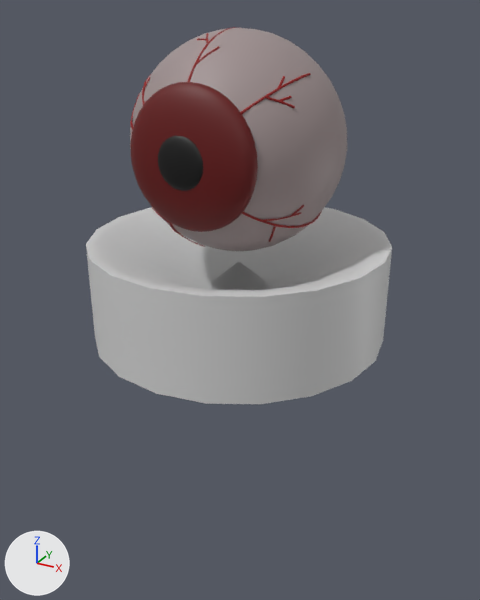
What one commit did to the FBX model ProjectAVR/Assets/Model/EyeMonster.fbx.
Rendered twice from a 50 mm lens placed at (0.0624, -0.113, 0.0952), pointed at (0.0008, -0.001, 0.0392). The lights are fixed; the arrows at lower left show +X, +Y and +Z. Where no turn or scale is listed for an object, it has been applied to the vertices.
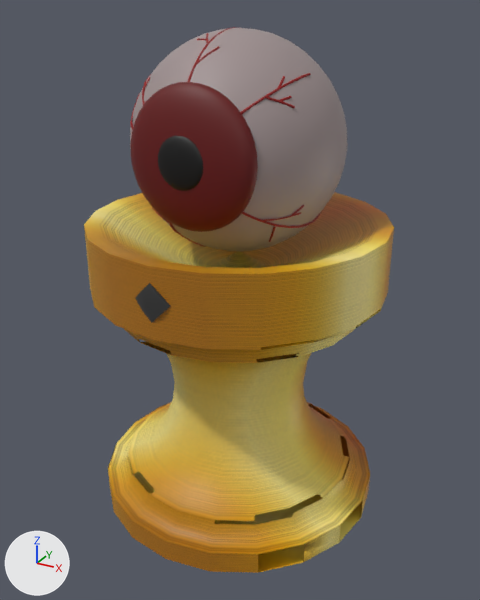
Diff of the bpy script that builds the scene:
```diff
--- a/ProjectAVR/Assets/Model/EyeMonster.fbx.py
+++ b/ProjectAVR/Assets/Model/EyeMonster.fbx.py
@@ img_gold_metal_plate_with_yellow_texture_background_gold_metal_background_101316_6_jpg @@
+img_gold_metal_plate_with_yellow_texture_background_gold_metal_background_101316_6_jpg = load_image('gold-metal-plate-with-yellow-texture-background-gold-metal-background_101316-6.jpg', 'gold-metal-plate-with-yellow-texture-background-gold-metal-background_101316-6.jpg', 626, 626, 'sRGB')
@@ mat_lambert1 @@
 mat_lambert1 = principled_material('lambert1')
-mat_lambert1.base_color = (0.663, 0.663, 0.663)  # light grey #d5d5d5
+mat_lambert1.texture = img_gold_metal_plate_with_yellow_texture_background_gold_metal_background_101316_6_jpg
@@ mat_phonge5 @@
+mat_phonge5 = principled_material('phongE5')
+mat_phonge5.base_color = (0.0, 0.0, 0.0)  # black #000000
+mat_phonge5.roughness = 0.553
+mat_phonge5.emission_color = (0.021, 0.021, 0.021)  # black #282828
+mat_phonge5.emission_strength = 1.0
@@ me_mesh_001_1 @@
+me_mesh_001_1.from_pydata(...)  # 652 vertices, 586 faces; spans x -0.0305..0.0305, y -0.0305..0.0305, z -0.0316..0.0316
+me_mesh_001_1.materials.append(mat_lambert1)  # picture img_gold_metal_plate_with_yellow_texture_background_gold_metal_background_101316_6_jpg
@@ me_mesh_002 @@
+me_mesh_002.from_pydata(...)  # 18 vertices, 16 faces; spans x -0.00362..0.00362, y -0.00188..0.00213, z -0.00362..0.00362
+me_mesh_002.materials.append(mat_phonge5)  # black #000000
@@ ob_pcylinder1 @@
-ob_pcylinder1 = bpy.data.objects.new('pCylinder1', me_mesh)
-ob_pcylinder1.location = (0.0, 0.0, 0.0423)
+ob_pcylinder1 = bpy.data.objects.new('pCylinder1', None)
+ob_pcylinder1.location = (0.0, 0.0, 0.0481)
 ob_pcylinder1.rotation_euler = (1.571, 0.0, 0.0)  # degrees (90, 0, 0)
-ob_pcylinder1.scale = (0.0305, 0.0102, 0.0305)
+ob_pcylinder1.scale = (0.0305, 0.00508, 0.0305)
@@ ob_pcylinder3 @@
+ob_pcylinder3 = bpy.data.objects.new('pCylinder3', me_mesh_001_1)
+ob_pcylinder3.location = (0.0, 0.0, 0.0248)
@@ ob_pcube1 @@
+ob_pcube1 = bpy.data.objects.new('pCube1', me_mesh_002)
+ob_pcube1.location = (0.0, -0.03, 0.0498)
```

Changed parts and their boxes (x1, y1, x2, y2) in the pictures (480 x 600 px):
'pCylinder3', added (brown): after (84, 192, 394, 573)
'pCylinder1', no longer drawn: before (86, 207, 392, 404)
'pCube1', added (black): after (135, 283, 171, 323)
